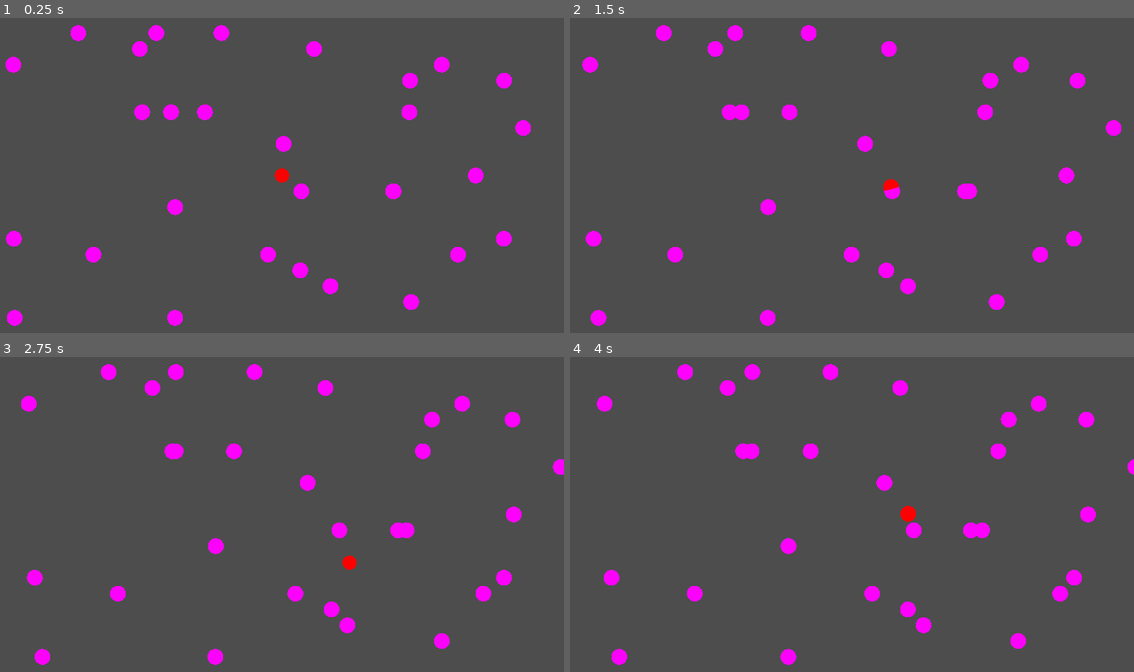
Above: before the commit, frames 1-4 (two rows, left to right).
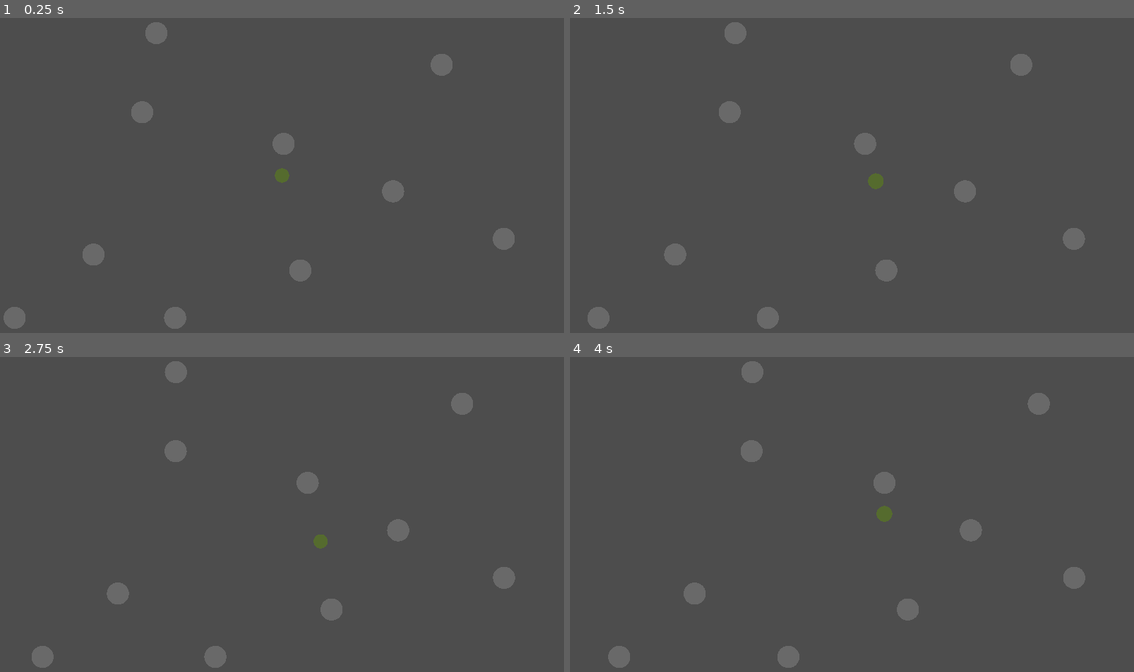
Above: after the commit, the same moments.

Repository: ralabate/cylinder-sorcerer
Game: Godot game, scene res://main.tscn
Same seed, same stepped clock (60 frames per second), same inputs: the game is played once before the commit and once after it.
Inputs:
- Up to frame 1 (0.25 s): no input
- Up to frame 2 (1.5 s): hold D 0.53-1.28 s; hold J 0.53-1.28 s; hold S from 1.28 s (still down); tap H at 1.35 s
- Up to frame 3 (2.75 s): release S at 2.03 s; hold D from 2.03 s (still down); hold J from 2.03 s (still down)
- Up to frame 4 (4 s): release D at 2.78 s; release J at 2.78 s; hold W 2.78-3.53 s; tap H at 2.85 s; hold A from 3.53 s (still down); hold J from 3.53 s (still down)

The runs differ from the first frame. In frame 1, 4.3% of the frame differs, in the area x 0-95%, y 1-99%; in frame 2, 4.4%; in frame 3, 4.3%; in frame 4, 4.4%, in the area x 4-100%, y 1-99%.

Commit message:
change colors

Diff:
--- a/cylinder-sorcerer/main.gd
+++ b/cylinder-sorcerer/main.gd
@@ -1,22 +1,21 @@
 extends Node3D
 
-const PLAYER_SPEED = 0.06
+const PLAYER_SPEED = 0.03
 const PLAYER_RADIUS = 0.5
 const PLAYER_SIZE = 1.0
 const PLAYER_ATTACK_ROOT_MOTION = 0.20
 
-const PLAYER_SWORD_FRAMES = 12
-const PLAYER_SWORD_IDLE_ANGLE = 999999.0
+const PLAYER_SWORD_FRAMES = 11
 const PLAYER_SWORD_ATTACK_START_ANGLE = -PI/2.0 + 0.2
 const PLAYER_SWORD_ATTACK_ANGLE_INCREMENT = (PI - 0.2*2)/PLAYER_SWORD_FRAMES
 const PLAYER_SWORD_LENGTH = 1.2
-const PLAYER_SWORD_DEBUG_SPHERE_SIZE = 0.10
-
-const BADDIE_COUNT = 30
+const PLAYER_SWORD_DEBUG_SPHERE_SIZE = 0.15
+
+const BADDIE_COUNT = 10
 const BADDIE_SPEED = 0.02
-const BADDIE_RADIUS = 0.5
+const BADDIE_RADIUS = 0.7
 const BADDIE_HURT_FRAMES = 12
-const BADDIE_HP = 3
+const BADDIE_HP = 5
 
 const WRAP_X = 17
 const WRAP_Z = 9
@@ -59,8 +58,8 @@
 		self.color = p_color
 		self.mesh_instance = MeshInstance3D.new()
 		self.mesh_instance.mesh = SphereMesh.new()
-		self.mesh_instance.mesh.radius = PLAYER_RADIUS
-		self.mesh_instance.mesh.height = 2.0 * PLAYER_RADIUS
+		self.mesh_instance.mesh.radius = p_radius
+		self.mesh_instance.mesh.height = 2.0 * p_radius
 		var material = StandardMaterial3D.new()
 		material.albedo_color = p_color
 		material.flags_unshaded = true
@@ -74,14 +73,14 @@
 	return(p2.x - p1.x) * (p2.x - p1.x) + (p2.z - p1.z) * (p2.z - p1.z) < (r1 + r2) * (r1 + r2)
 
 func _ready() -> void:
-	player = Character.new(Vector3.ZERO, PLAYER_RADIUS, Color.RED)
+	player = Character.new(Vector3.ZERO, PLAYER_RADIUS, Color.DARK_OLIVE_GREEN)
 
 	sword_frame = PLAYER_SWORD_FRAMES
 	sword = MeshInstance3D.new()
 	sword.mesh = BoxMesh.new()
-	sword.mesh.size = Vector3(PLAYER_SWORD_LENGTH, 0.1, 0.1)
+	sword.mesh.size = Vector3(PLAYER_SWORD_LENGTH, 0.1, 0.25)
 	var material = StandardMaterial3D.new()
-	material.albedo_color = Color.WHITE
+	material.albedo_color = Color.YELLOW
 	material.flags_unshaded = true
 	sword.mesh.surface_set_material(0, material)
 	sword_pivot = Node3D.new()
@@ -93,7 +92,7 @@
 	sword_debug.mesh.height = PLAYER_SWORD_DEBUG_SPHERE_SIZE
 	sword_debug.mesh.radius = PLAYER_SWORD_DEBUG_SPHERE_SIZE * 2
 	material = StandardMaterial3D.new()
-	material.albedo_color = Color.PINK
+	material.albedo_color = Color.RED
 	material.flags_unshaded = true
 	sword_debug.mesh.surface_set_material(0, material)
 	player.mesh_instance.add_child(sword_debug)
@@ -103,7 +102,7 @@
 			var random_position = Vector3.ZERO
 			random_position.x = randi_range(-WRAP_X, WRAP_X)
 			random_position.z = randi_range(-WRAP_Z, WRAP_Z)
-			baddie_list.append(Character.new(random_position, BADDIE_RADIUS, Color.MAGENTA))
+			baddie_list.append(Character.new(random_position, BADDIE_RADIUS, Color.DIM_GRAY))
 
 	camera = Camera3D.new()
 	camera.set_orthogonal(20.0, 1.0, 40.0)
@@ -131,7 +130,7 @@
 
 	was_attacking = is_attacking
 
-	sword.transform.origin = Vector3(PLAYER_SWORD_LENGTH/2.0, 0.0, 0.0) # can i do this up top? or not until it is added to the scene?
+	sword.transform.origin = Vector3(PLAYER_SWORD_LENGTH/1.5, 0.0, 0.0) # can i do this up top? or not until it is added to the scene?
 
 	if sword_frame < PLAYER_SWORD_FRAMES:
 		sword_pivot.transform = sword_pivot.transform.rotated(Vector3.UP, PLAYER_SWORD_ATTACK_ANGLE_INCREMENT)
@@ -140,10 +139,11 @@
 		player.pos.z -= sin(player.theta) * (PLAYER_ATTACK_ROOT_MOTION / PLAYER_SWORD_FRAMES)
 	else:
 		sword_pivot.transform = Transform3D.IDENTITY
-		sword_pivot.transform = sword_pivot.transform.rotated(Vector3.UP, PLAYER_SWORD_IDLE_ANGLE)
+		#figure out how to tilt sword
+		#sword_pivot.transform = sword_pivot.transform.rotated(Vector3(0.2, 0.1, 0.2), 0.5*PI)
 		sword.hide()
 
-	if sword_frame == PLAYER_SWORD_FRAMES:
+	if sword_frame >= PLAYER_SWORD_FRAMES:
 		is_moving_left = Input.is_key_pressed(KEY_A)
 		if is_moving_left:
 			player.pos.x -= PLAYER_SPEED
@@ -187,10 +187,9 @@
 
 		if b.hurt_frame > BADDIE_HURT_FRAMES && is_overlapping(b.pos, b.radius, sword_debug.global_transform.origin, PLAYER_SWORD_DEBUG_SPHERE_SIZE) && sword_frame < PLAYER_SWORD_FRAMES:
 			b.hurt_frame = 1
-			sword.scale = Vector3(randf_range(1.5, 1.9), randf_range(1.5, 2.5), randf_range(1.5, 2.5))
 			b.knockback_dir.x = b.pos.x - player.pos.x
 			b.knockback_dir.z = b.pos.z - player.pos.z
-			b.knockback_dir - b.knockback_dir.normalized()
+			b.knockback_dir = b.knockback_dir.normalized()
 			b.hp -= 1
 			b.speed *= -1.5
 
@@ -198,7 +197,7 @@
 
 			match b.hurt_frame:
 				1:
-					b.mesh_instance.get_active_material(0).albedo_color = Color.MAGENTA
+					b.mesh_instance.get_active_material(0).albedo_color = Color.DIM_GRAY
 					b.mesh_instance.scale = Vector3(0.7, 0.7, 0.7)
 					b.pos += b.knockback_dir * -0.20
 					b.pos.x += randf_range(-0.07, 0.07)
@@ -219,14 +218,16 @@
 					b.mesh_instance.scale = Vector3(1.2, 1.2, 1.2)
 					b.pos += b.knockback_dir * 0.10
 				5:
-					b.mesh_instance.get_active_material(0).albedo_color = Color.MAGENTA
+					b.mesh_instance.get_active_material(0).albedo_color = Color.DIM_GRAY
 					b.mesh_instance.scale = Vector3(1.1, 1.1, 1.1)
 					b.pos += b.knockback_dir * 0.05
 				_ when b.hurt_frame < BADDIE_HURT_FRAMES:
-					b.mesh_instance.get_active_material(0).albedo_color = Color.MAGENTA
+					b.mesh_instance.get_active_material(0).albedo_color = Color.DIM_GRAY
 					b.mesh_instance.scale = Vector3(1, 1, 1)
 					b.pos += b.knockback_dir * 0.025
 					if b.hp == 0:
+						b.pos = Vector3(999, 999, 999)
+						b.speed = 0
 						b.mesh_instance.hide()
 				_ when b.hurt_frame == BADDIE_HURT_FRAMES:
 					pass
@@ -235,3 +236,8 @@
 			b.pos.x += b.seed * b.speed * sin(0.01 * frame + b.seed)
 
 		b.mesh_instance.transform.origin = b.pos
+
+		if b.hurt_frame > BADDIE_HURT_FRAMES && is_overlapping(b.pos, b.radius, player.pos, player.radius):
+			player.pos = Vector3.ZERO
+			player.theta = randf_range(-PI, PI)
+			# player.anim_data[hurt_frame] = 1
